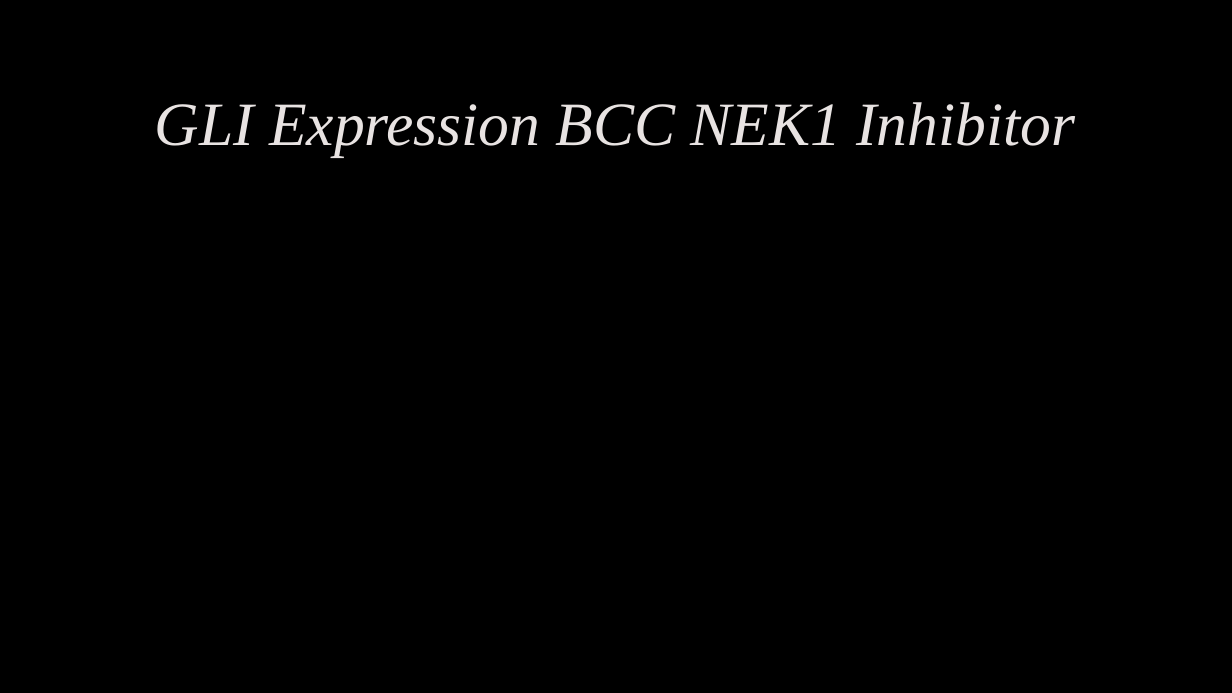
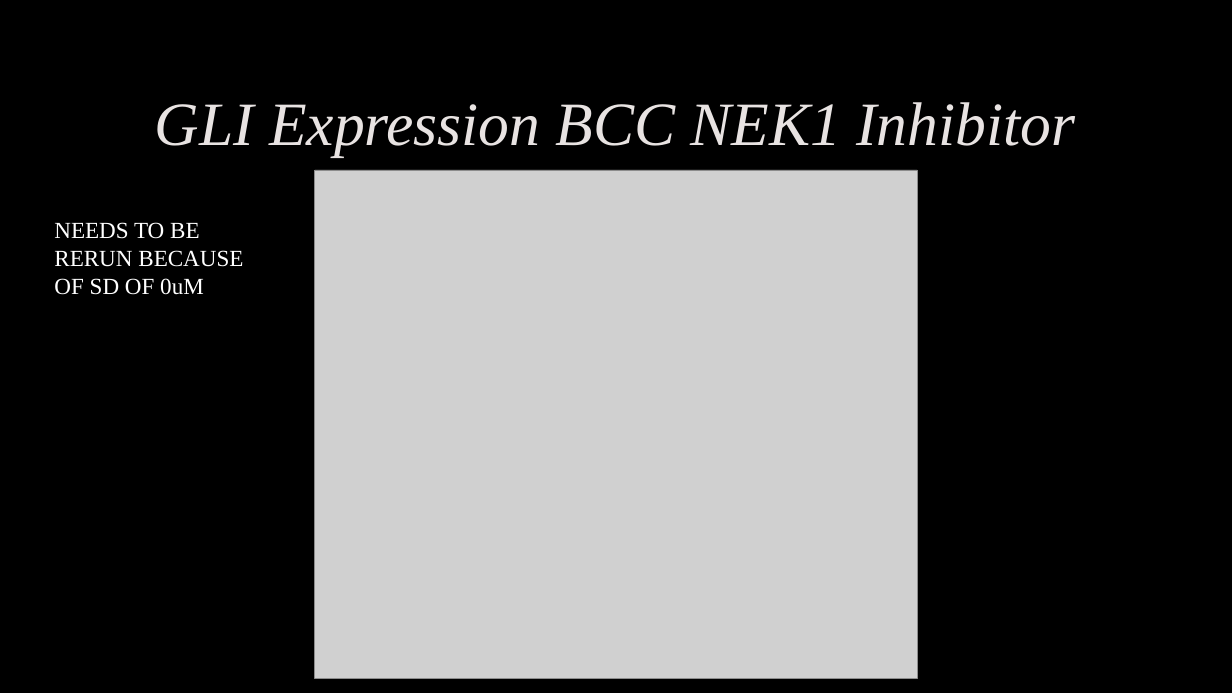
Before and after one commit to phalas25/ph-future-phd, a slide deck: slide 3 of Figures .pptx. Drawn at 1232x693 pixels with LibreOffice and Linux fonts; fonts in the diff are those of the drawing; grey boxes stand for pictures; background and template pictures are left out. Boxes give left, top, right and bottom in pixels: in the first picture for what was removed or moved away, otherwise in the second. Text is boxed around its words. In the diff, an @@ line names an element or a change of style, - is before the commit and + after.

```diff
--- a/Figures .pptx
+++ b/Figures .pptx
@@ picture added at (315, 170, 918, 678) @@
@@ text added at (54, 222, 243, 295), 18 pt, text #FFFFFF @@
+NEEDS TO BE RERUN BECAUSE OF SD OF 0uM
```
Also in this commit, not shown: 1 other slide changed, 7 other files.
